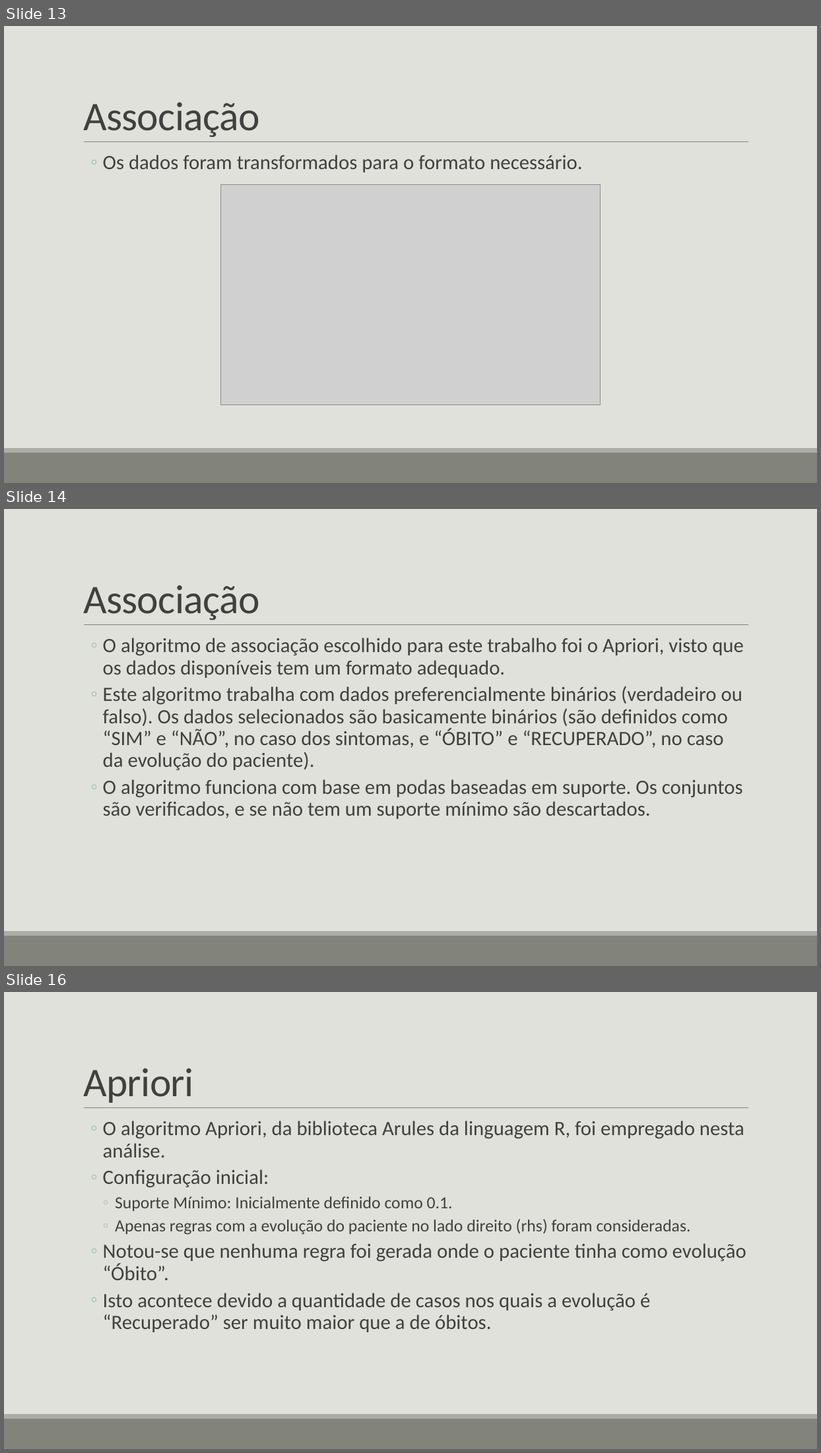
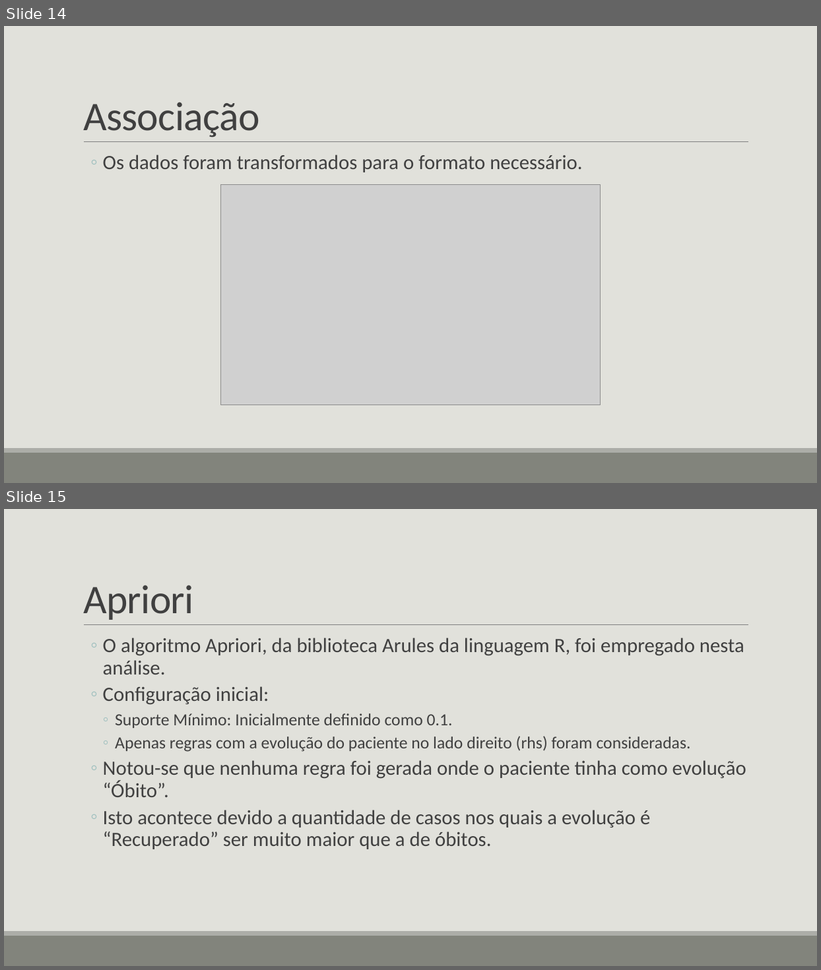
Before and after one commit to gvheisler/KDD-COVID-19, a slide deck: presentation/presentation.pptx. Shown one above the other, each under a label of ours: slides 13, 14 and 16 before the commit, slides 14 and 15 after it; the slides between them are not shown. The pictures are 821x1453 and 821x970 pixels, drawn with LibreOffice and Linux fonts; fonts in the diff are those of the drawing; grey boxes stand for pictures. Boxes give left, top, right and bottom in pixels: in the first picture for what was removed or moved away, otherwise in the second. Text is boxed around its words. In the diff, an @@ line names an element or a change of style, - is before the commit and + after.

```diff
--- a/presentation/presentation.pptx
+++ b/presentation/presentation.pptx
@@ slide 14 removed at [4, 509, 817, 966], background #E1E1DB; not listed: 3 template elements that a slide beside it also shows @@
@@ title removed at [83, 585, 260, 621] @@
-Associação
@@ text removed at [103, 638, 744, 819] @@
-  ◦ O algoritmo de associação escolhido para este trabalho foi o Apriori, visto que os dados disponíveis tem um formato adequado.
-  ◦ Este algoritmo trabalha com dados preferencialmente binários (verdadeiro ou falso). Os dados selecionados são basicamente binários (são definidos como “SIM” e “NÃO”, no caso dos sintomas, e “ÓBITO” e “RECUPERADO”, no caso da evolução do paciente).
-  ◦ O algoritmo funciona com base em podas baseadas em suporte. Os conjuntos são verificados, e se não tem um suporte mínimo são descartados.
@@ what was slide 13 is now slide 14 @@
@@ what was slide 16 is now slide 15 @@
```
Also in this commit, not shown: 5 slides changed, 1 slide added, 1 other slide removed.
